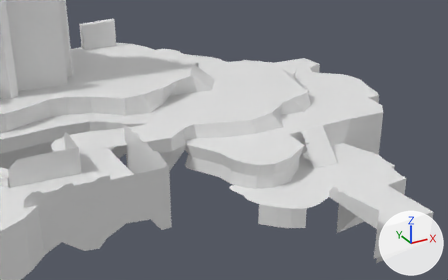
What one commit did to the FBX model MagiMonsters/Assets/Map.fbx.
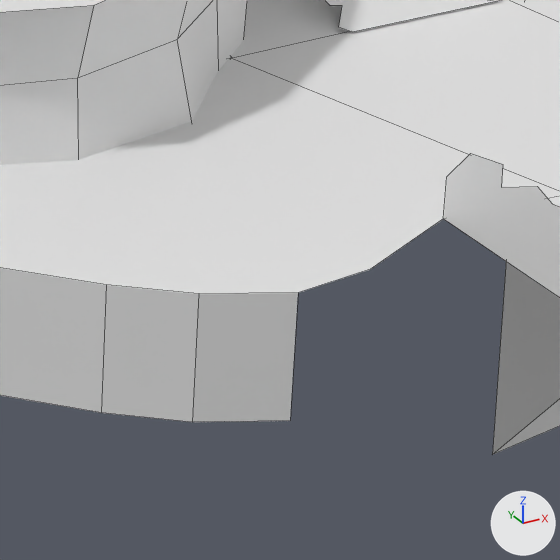
There are two pictures of each version: one whole from a 50 mm lens placed at (-11.99, -36.75, 11.5), pointed at (4.98, -5.89, -3.93), one close up on the part from 58% to 77% of the width and 58% to 89% of the height. Lighting does not change. The marker at lower right points along +X, +Y and +Z. The close-ups show mesh edges as thin lines. Where no turn or scale is listed for an object, it has been applied to the vertices.

Before the edit, the objects in view are built like this:
```python
me_plane_002 = bpy.data.meshes.new('Plane.002')
me_plane_002.from_pydata(...)  # 90 vertices, 36 faces; spans x -7.9..6.3, y -8.2..13.5, z -5.6..1.8
me_plane_002.materials.append(mat_material)  # white #e7e7e7
# before: 30 (-4.1, -4.8, 0.4) at pixel (443, 218), 31 (-5.1, -5.1, 0.4) at pixel (370, 269), 32 (-5.7, -5.1, 0.4) at pixel (298, 292), 63 (-5.7, -5.1, -0.7) at pixel (290, 420)
me_plane_003 = bpy.data.meshes.new('Plane.003')
me_plane_003.from_pydata(...)  # 54 vertices, 38 faces; spans x 0.4..6.02, y -14.01..-8.99, z -1.37..0.02
me_plane_003.materials.append(mat_material)  # white #e7e7e7
me_plane_004 = bpy.data.meshes.new('Plane.004')
me_plane_004.from_pydata(...)  # 40 vertices, 1 face; spans x -1.2..0.8, y -2.1..0.06, z -1.33..0.01
me_plane_004.materials.append(mat_material)  # white #e7e7e7
ob_plane_002 = bpy.data.objects.new('Plane.002', me_plane_002)
ob_plane_002.location = (9.35, -11.23, -3.54)
ob_plane_003 = bpy.data.objects.new('Plane.003', me_plane_003)
ob_plane_003.location = (0.0, 0.0, -1.77)
ob_plane_006 = bpy.data.objects.new('Plane.006', me_plane_004)
ob_plane_006.location = (7.62, -11.15, -1.77)
```
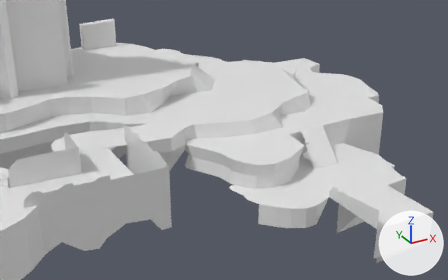
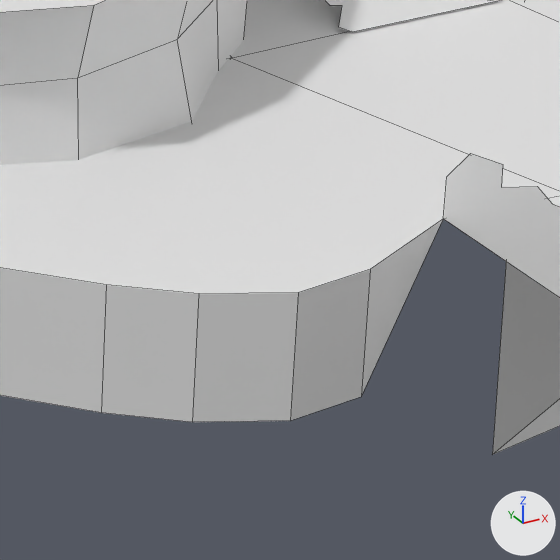
Boxes [x1, y1, x2, y2] around the edits, measured in the close-ups (560 x 560 px):
part 1 of me_plane_002, added
    after: [290, 219, 443, 421]

Patch to the scene script:
```diff
--- a/MagiMonsters/Assets/Map.fbx.py
+++ b/MagiMonsters/Assets/Map.fbx.py
@@ me_plane_002 @@
 me_plane_002.from_pydata(...)  # 90 vertices, 36 faces; spans x -7.9..6.3, y -8.2..13.5, z -5.6..1.8
 # used by ob_plane_002; location = (9.35, -11.23, -3.54)
 # verts and faces of me_plane_002; kept vertices keep their numbers, new ones are numbered from 90
+# me_plane_002 part 1
+verts[90] = (-5.1, -5.1, -0.7)  # pixel (361, 396)
+faces += [(31, 32, 63, 90), (30, 31, 90)]
 me_plane_002.materials.append(mat_material)
```
